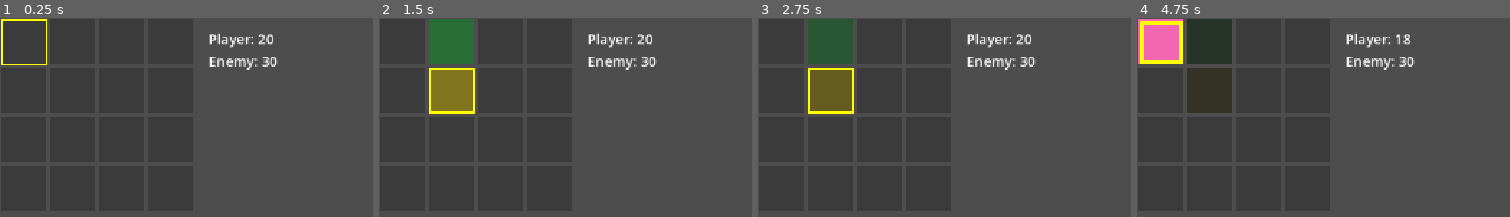
Above: before the commit, frames 1-4 (left to right).
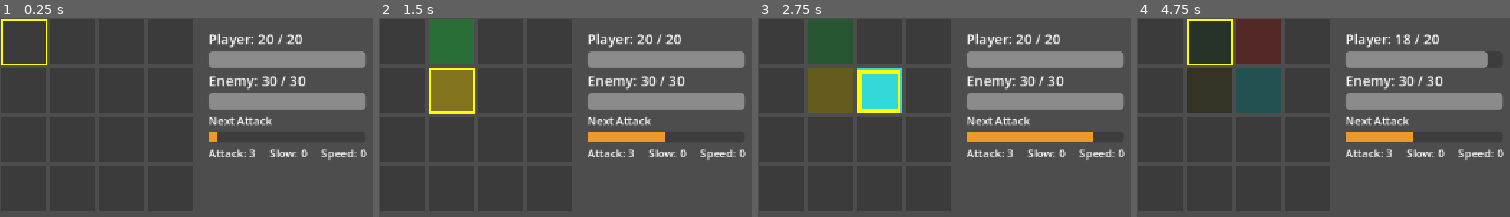
Above: after the commit, the same moments.

Repository: yaakovb/Memory-Game
Game: Godot game, scene res://scenes/main/main.tscn
Same seed, same stepped clock (60 frames per second), same inputs: the game is played once before the commit and once after it.
Inputs:
- Up to frame 1 (0.25 s): no input
- Up to frame 2 (1.5 s): tap Enter at 0.5 s; hold D (move_right) 0.53-1.28 s; hold Space (reveal) 0.53-1.28 s; tap R (restart) at 1.25 s; hold S (move_down) from 1.28 s (still down); tap Space (reveal) at 1.35 s
- Up to frame 3 (2.75 s): tap R (restart) at 2 s; release S (move_down) at 2.03 s; hold D (move_right) from 2.03 s (still down); hold Space (reveal) from 2.03 s (still down)
- Up to frame 4 (4.75 s): tap R (restart) at 2.75, 3.5, 4.15 s; release D (move_right) at 2.78 s; release Space (reveal) at 2.78 s; hold W (move_up) 2.78-3.53 s; tap Space (reveal) at 2.85, 4.35 s; hold Space (reveal) 3.53-4.28 s; hold A (move_left) from 3.53 s (still down)

The runs differ from the first frame. In frame 1, 9.2% of the frame differs, in the area x 56-99%, y 8-72%; in frame 2, 10%; in frame 3, 14%; in frame 4, 18%, in the area x 0-99%, y 0-72%.

Commit message:
Enhance gameplay mechanics and HUD for Step 9 completion.
- Updated ARCHITECTURE.md to reflect the new HUD elements, including HP bars, enemy attack progress, and buff indicators.
- Revised GAME_DESIGN.md to clarify mismatch behavior, removing input freeze and adding enemy attack pressure.
- Adjusted WORK_PLAN.md to mark Step 9 as complete, detailing the richer HUD implementation and its components.
- Modified scripts to integrate new HUD features and improve combat feedback, including last effect display and attack hurry mechanics.

Diff:
--- a/memory-game/project.godot
+++ b/memory-game/project.godot
@@ -49,7 +49,7 @@
 }
 restart={
 "deadzone": 0.2,
-"events": [Object(InputEventKey,"resource_local_to_scene":false,"resource_name":"","device":16,"window_id":0,"alt_pressed":false,"shift_pressed":false,"ctrl_pressed":false,"meta_pressed":false,"pressed":false,"keycode":0,"physical_keycode":82,"key_label":0,"unicode":0,"location":0,"echo":false,"script":null)
+"events": [Object(InputEventKey,"resource_local_to_scene":false,"resource_name":"","device":-1,"window_id":0,"alt_pressed":false,"shift_pressed":false,"ctrl_pressed":false,"meta_pressed":false,"pressed":false,"keycode":0,"physical_keycode":82,"key_label":0,"unicode":114,"location":0,"echo":false,"script":null)
 ]
 }
 
--- a/memory-game/scenes/main/main.tscn
+++ b/memory-game/scenes/main/main.tscn
@@ -5,6 +5,9 @@
 [ext_resource type="PackedScene" uid="uid://cmjxhpsg72elh" path="res://scenes/selector/selector.tscn" id="3_selector_scene"]
 [ext_resource type="Script" uid="uid://b5ld6c7qco4jn" path="res://scripts/combat/combat.gd" id="4_l3cfh"]
 [ext_resource type="Script" uid="uid://syx5r5oij4gp" path="res://scripts/effects/effect_resolver.gd" id="5_6q06x"]
+
+[sub_resource type="StyleBoxFlat" id="StyleBoxFlat_hujxm"]
+bg_color = Color(0.92941177, 0.6, 0.16078432, 1)
 
 [node name="Main" type="Node2D" unique_id=1803542411]
 script = ExtResource("1_main_script")
@@ -19,18 +22,59 @@
 [node name="HUD" type="CanvasLayer" parent="." unique_id=842769536]
 
 [node name="VBoxContainer" type="VBoxContainer" parent="HUD" unique_id=170322431]
+anchors_preset = -1
 offset_left = 300.0
 offset_top = 16.0
-offset_right = 340.0
-offset_bottom = 66.0
+offset_right = 520.0
+offset_bottom = 220.0
 
 [node name="PlayerHPLabel" type="Label" parent="HUD/VBoxContainer" unique_id=2026167608]
 layout_mode = 2
 theme_override_font_sizes/font_size = 20
 
+[node name="PlayerHPBar" type="ProgressBar" parent="HUD/VBoxContainer" unique_id=1192666583]
+custom_minimum_size = Vector2(200, 24)
+layout_mode = 2
+max_value = 20.0
+value = 20.0
+show_percentage = false
+
 [node name="EnemyHPLabel" type="Label" parent="HUD/VBoxContainer" unique_id=818310474]
 layout_mode = 2
 theme_override_font_sizes/font_size = 20
+
+[node name="EnemyHPBar" type="ProgressBar" parent="HUD/VBoxContainer" unique_id=1180370033]
+custom_minimum_size = Vector2(200, 24)
+layout_mode = 2
+max_value = 20.0
+value = 20.0
+show_percentage = false
+
+[node name="EnemyAttackLabel" type="Label" parent="HUD/VBoxContainer" unique_id=2139508779]
+layout_mode = 2
+text = "Next Attack"
+
+[node name="EnemyAttackBar" type="ProgressBar" parent="HUD/VBoxContainer" unique_id=780356544]
+custom_minimum_size = Vector2(200, 16)
+layout_mode = 2
+theme_override_styles/fill = SubResource("StyleBoxFlat_hujxm")
+show_percentage = false
+
+[node name="BuffRow" type="HBoxContainer" parent="HUD/VBoxContainer" unique_id=634847670]
+layout_mode = 2
+theme_override_constants/separation = 20
+
+[node name="AttackLabel" type="Label" parent="HUD/VBoxContainer/BuffRow" unique_id=338512620]
+layout_mode = 2
+
+[node name="SlowLabel" type="Label" parent="HUD/VBoxContainer/BuffRow" unique_id=483596525]
+layout_mode = 2
+
+[node name="SpeedLabel" type="Label" parent="HUD/VBoxContainer/BuffRow" unique_id=55600533]
+layout_mode = 2
+
+[node name="LastEffectLabel" type="Label" parent="HUD/VBoxContainer" unique_id=49879466]
+layout_mode = 2
 
 [node name="EndOverlay" type="Control" parent="HUD" unique_id=2086048374]
 visible = false
@@ -58,10 +102,22 @@
 grow_horizontal = 2
 grow_vertical = 2
 
-[node name="EndLabel" type="Label" parent="HUD/EndOverlay/CenterContainer" unique_id=1267826342]
+[node name="VBoxContainer" type="VBoxContainer" parent="HUD/EndOverlay/CenterContainer"]
+layout_mode = 2
+theme_override_constants/separation = 16
+alignment = 1
+
+[node name="EndLabel" type="Label" parent="HUD/EndOverlay/CenterContainer/VBoxContainer" unique_id=1267826342]
 layout_mode = 2
 theme_override_font_sizes/font_size = 48
 text = "Game Finished"
+horizontal_alignment = 1
+
+[node name="RestartHint" type="Label" parent="HUD/EndOverlay/CenterContainer/VBoxContainer"]
+layout_mode = 2
+theme_override_font_sizes/font_size = 22
+text = "Press R to restart"
+horizontal_alignment = 1
 
 [node name="EffectResolver" type="Node" parent="." unique_id=1481535586]
 script = ExtResource("5_6q06x")
--- a/memory-game/scripts/board/board.gd
+++ b/memory-game/scripts/board/board.gd
@@ -3,13 +3,13 @@
 
 const GRID_SIZE := 4
 const CELL_SIZE := 64
-const FREEZE_DURATION := 1.0
 
 @export var tile_scene: PackedScene = preload("res://scenes/board/Tile.tscn")
 
 enum SelectionState { IDLE, ONE_SELECTED, RESOLVING }
 
 signal pair_matched(pair_id: int)
+signal pair_mismatched
 signal board_cleared
 signal board_dealt
 
@@ -18,7 +18,6 @@
 var _first_tile: Tile = null
 var _second_tile: Tile = null
 var _selector: Selector = null
-var _input_frozen := false
 var _pairs_remaining := 0
 var _first_tile_grid_pos := Vector2i(-1, -1)
 var _battle_ended := false
@@ -33,7 +32,7 @@
 
 
 func is_input_blocked() -> bool:
-	return _input_frozen or _battle_ended
+	return _battle_ended
 
 
 func notify_selector_moved() -> void:
@@ -73,7 +72,6 @@
 	_first_tile = null
 	_second_tile = null
 	_first_tile_grid_pos = Vector2i(-1, -1)
-	_input_frozen = false
 	_clear_tiles()
 	await get_tree().process_frame
 	_spawn_grid()
@@ -109,7 +107,7 @@
 
 
 func _unhandled_input(event: InputEvent) -> void:
-	if _input_frozen or _battle_ended:
+	if _battle_ended:
 		return
 	if not event.is_action_pressed("reveal"):
 		return
@@ -168,11 +166,9 @@
 
 
 func _resolve_mismatch(first: Tile, second: Tile) -> void:
-	_input_frozen = true
+	pair_mismatched.emit()
 	first.grey_and_fade()
 	second.grey_and_fade()
-	await get_tree().create_timer(FREEZE_DURATION).timeout
-	_input_frozen = false
 
 
 func _update_selector_outline() -> void:
--- a/memory-game/scripts/combat/combat.gd
+++ b/memory-game/scripts/combat/combat.gd
@@ -13,6 +13,8 @@
 const MAX_SLOW_STACKS := 3
 const SLOW_DURATION := 10.0
 const SLOW_PER_STACK := 0.25
+const BASE_ATTACK_DAMAGE := 3
+const MISMATCH_ATTACK_HURRY := 0.5
 
 var player_hp: int
 var enemy_hp: int
@@ -52,11 +54,13 @@
 		player_defeated.emit()
 
 
-func damage_enemy(amount: int) -> void:
+func damage_enemy() -> int:
+	var amount = BASE_ATTACK_DAMAGE + attack_bonus
 	enemy_hp = maxi(enemy_hp - amount, 0)
 	hp_changed.emit(player_hp, enemy_hp)
 	if enemy_hp <= 0:
 		enemy_defeated.emit()
+	return amount;
 
 
 func heal_player(amount: int) -> void:
@@ -79,5 +83,23 @@
 func get_attack_interval() -> float:
 	return enemy_interval*(1.0 + _slow_stacks*SLOW_PER_STACK)
 
+func get_slow_stacks() -> int:
+	return _slow_stacks
+
+func get_attack_progress() -> float:
+	var interval = get_attack_interval()
+	if interval <= 0.0:
+		return 0.0
+	return clampf(_timer / interval, 0.0, 1.0)
+
 func set_battle_ended(value: bool) -> void:
 	_battle_ended = value
+
+func get_player_attack_damage() -> int:
+	return BASE_ATTACK_DAMAGE + attack_bonus
+
+
+func hurry_next_attack(amount: float = MISMATCH_ATTACK_HURRY) -> void:
+	if _battle_ended:
+		return
+	_timer = minf(_timer + amount, get_attack_interval())
--- a/memory-game/scripts/effects/effect_resolver.gd
+++ b/memory-game/scripts/effects/effect_resolver.gd
@@ -1,12 +1,13 @@
 class_name EffectResolver
 extends Node
 
-const ATTACK_DAMAGE := 3
 const HEAL_AMOUNT := 4
 const ATTACK_BONUS := 1
 
 var _combat: Combat
 var _selector: Selector
+
+signal effect_applied(description: String)
 
 func setup(combat: Combat, selector: Selector) -> void:
 	_combat = combat
@@ -16,14 +17,19 @@
 func apply(pair_id: int) -> void:
 	match pair_id:
 		0, 1, 2:
-			_combat.damage_enemy(ATTACK_DAMAGE + _combat.attack_bonus)
+			var damage = _combat.damage_enemy()
+			effect_applied.emit("Attack - %d" % damage)
 		3, 4:
 			_combat.heal_player(HEAL_AMOUNT)
+			effect_applied.emit("Heal - %d" % HEAL_AMOUNT)
 		5:
 			_combat.apply_slow()
+			effect_applied.emit("Slow")
 		6:
 			_selector.apply_speed()
+			effect_applied.emit("Speed")
 		7:
 			_combat.add_attack_bonus(ATTACK_BONUS)
+			effect_applied.emit("Upgrade +%d" % ATTACK_BONUS)
 		_:
 			pass
--- a/memory-game/scripts/main/main.gd
+++ b/memory-game/scripts/main/main.gd
@@ -6,25 +6,44 @@
 @onready var _board: Board = $Board
 @onready var _selector: Selector = $Selector
 @onready var _combat: Combat = $Combat
+@onready var _effect_resolver: EffectResolver = $EffectResolver
+
 @onready var _player_hp_label: Label = $HUD/VBoxContainer/PlayerHPLabel
 @onready var _enemy_hp_label: Label = $HUD/VBoxContainer/EnemyHPLabel
-@onready var _effect_resolver: EffectResolver = $EffectResolver
+@onready var _player_hp_bar: ProgressBar = $HUD/VBoxContainer/PlayerHPBar
+@onready var _enemy_hp_bar: ProgressBar = $HUD/VBoxContainer/EnemyHPBar
+@onready var _attack_progress: ProgressBar = $HUD/VBoxContainer/EnemyAttackBar
+
 @onready var _end_overlay: Control = $HUD/EndOverlay
-@onready var _end_label: Label = $HUD/EndOverlay/CenterContainer/EndLabel
+@onready var _end_label: Label = $HUD/EndOverlay/CenterContainer/VBoxContainer/EndLabel
+
+@onready var _slow_label: Label = $HUD/VBoxContainer/BuffRow/SlowLabel
+@onready var _speed_label: Label = $HUD/VBoxContainer/BuffRow/SpeedLabel
+@onready var _attack_label: Label = $HUD/VBoxContainer/BuffRow/AttackLabel
+
+@onready var _effects_label: Label = $HUD/VBoxContainer/LastEffectLabel
 
 func _ready() -> void:
 	_selector.setup(_board)
 	_board.setup(_selector)
 	_combat.hp_changed.connect(_on_hp_changed)
-	_on_hp_changed(_combat.player_hp, _combat.enemy_hp)
 	_effect_resolver.setup(_combat, _selector)
+	_effect_resolver.effect_applied.connect(_on_effect_applied)
 	_board.pair_matched.connect(_effect_resolver.apply)
+	_board.pair_mismatched.connect(_combat.hurry_next_attack)
 	_combat.player_defeated.connect(_on_player_defeated)
 	_combat.enemy_defeated.connect(_on_enemy_defeated)
+	_player_hp_bar.max_value = _combat.player_max_hp
+	_enemy_hp_bar.max_value = _combat.enemy_max_hp
+	_attack_progress.max_value = 100.0
+	_on_hp_changed(_combat.player_hp, _combat.enemy_hp)
+	_update_buff_row()
 
 func _on_hp_changed(player_hp: int, enemy_hp: int) -> void:
-	_player_hp_label.text = "Player: %d" % player_hp
-	_enemy_hp_label.text = "Enemy: %d" % enemy_hp
+	_player_hp_label.text = "Player: %d / %d" % [player_hp, _combat.player_max_hp]
+	_enemy_hp_label.text = "Enemy: %d / %d" % [enemy_hp, _combat.enemy_max_hp]
+	_player_hp_bar.value = player_hp
+	_enemy_hp_bar.value = enemy_hp
 
 func _on_player_defeated() -> void:
 	handle_battle_ended("You Lose")
@@ -43,7 +62,26 @@
 	_end_label.text = message
 	_end_overlay.visible = true
 
+func _input(event: InputEvent) -> void:
+	if not _battle_ended:
+		return
+	if event.is_echo():
+		return
+	if event.is_action_pressed("restart"):
+		get_tree().reload_current_scene()
 
-func _unhandled_input(event: InputEvent) -> void:
-	if _battle_ended and event.is_action_pressed("restart"):
-		get_tree().reload_current_scene()
+
+func _process(delta: float) -> void:
+	if _battle_ended:
+		_attack_progress.value = 0.0;
+		return
+	_attack_progress.value = _combat.get_attack_progress() * 100.0
+	_update_buff_row()
+
+func _update_buff_row() -> void:
+	_slow_label.text = "Slow: %d" % _combat.get_slow_stacks()
+	_speed_label.text = "Speed: %d" % _selector.get_speed_stacks()
+	_attack_label.text = "Attack: %d" % _combat.get_player_attack_damage()
+
+func _on_effect_applied(description: String) -> void:
+	_effects_label.text = "Last: %s" % description
--- a/memory-game/scripts/selector/selector.gd
+++ b/memory-game/scripts/selector/selector.gd
@@ -79,3 +79,6 @@
 
 func get_move_cooldown() -> float:
 	return maxf(BASE_MOVE_COOLDOWN - _speed_stacks * SPEED_PER_STACK, MIN_MOVE_COOLDOWN)
+
+func get_speed_stacks() -> int:
+	return _speed_stacks
Not shown, added: .kiro/steering/godot-mentor.md
Not shown, changed: ARCHITECTURE.md
Not shown, changed: GAME_DESIGN.md
Not shown, changed: WORK_PLAN.md
Not shown, added: memory-game/scenes/main/main.tscn700000004373.tmp
